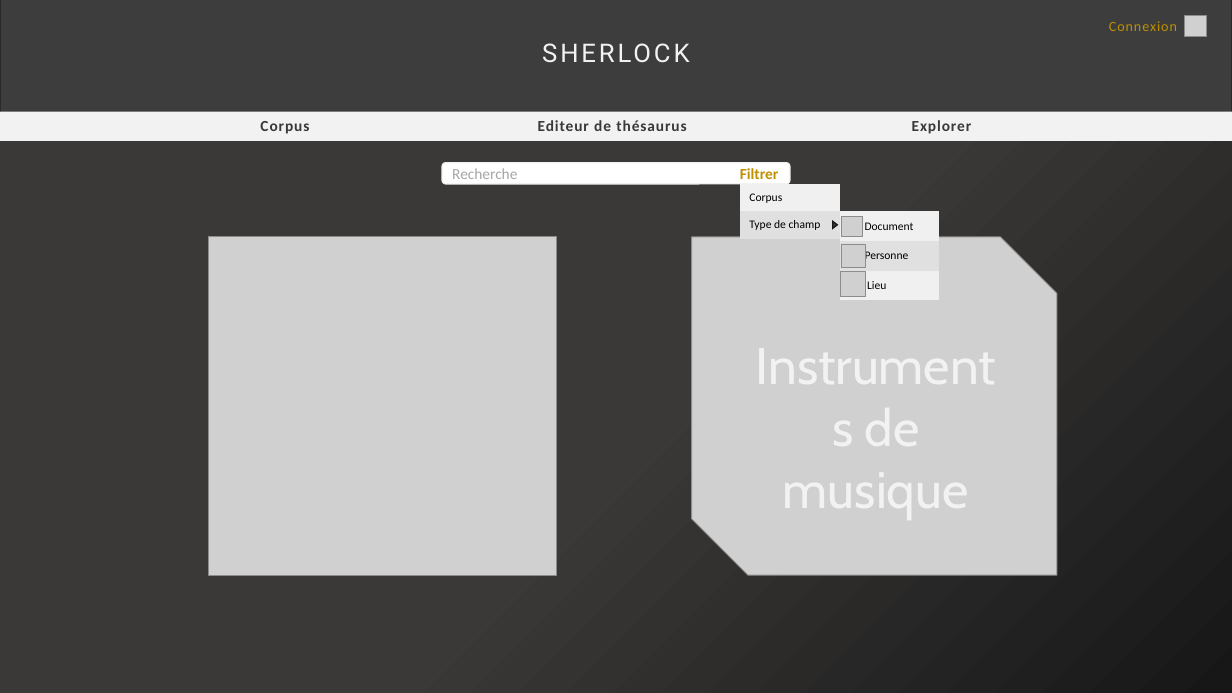
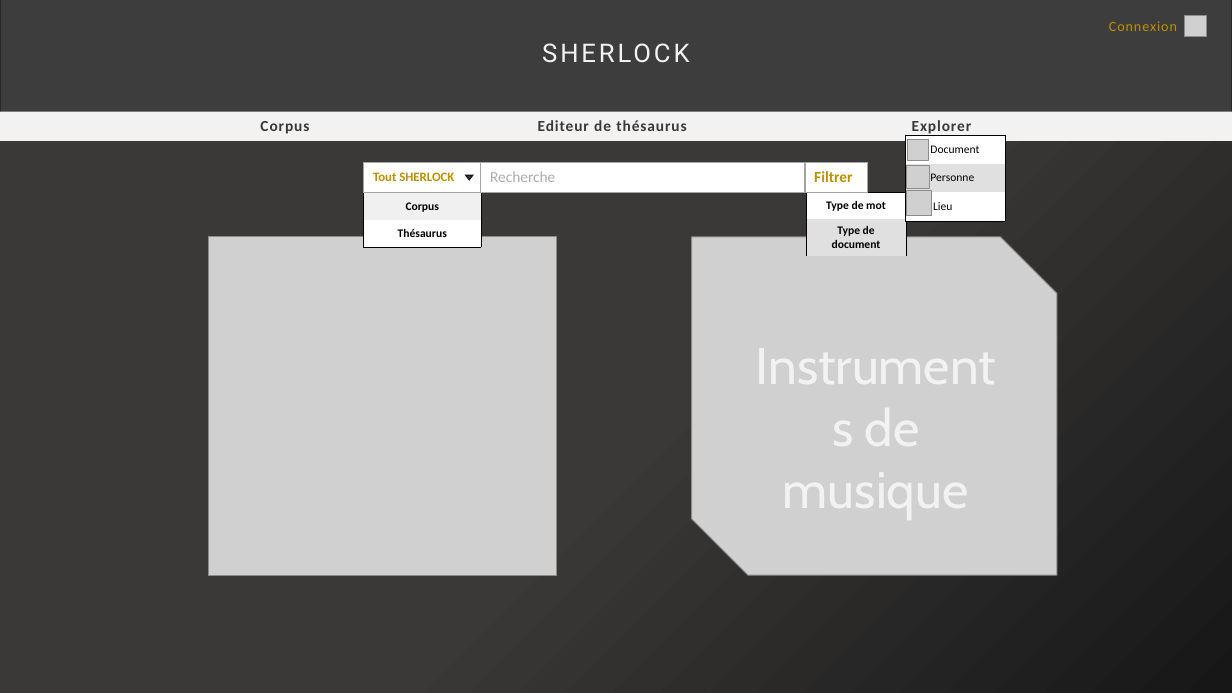
Before and after one commit to Amleth/SHERLOCK, a slide deck: slide 2 of modélisation/mercure-galant-thésaurus-ancien-régime/Ecrans.pptx (slide 3 before the commit). Drawn at 1232x693 pixels with LibreOffice and Linux fonts; fonts in the diff are those of the drawing; grey boxes stand for pictures. Boxes give left, top, right and bottom in pixels: in the first picture for what was removed or moved away, otherwise in the second. Text is boxed around its words. In the diff, an @@ line names an element or a change of style, - is before the commit and + after.

```diff
--- a/modélisation/mercure-galant-thésaurus-ancien-régime/Ecrans.pptx
+++ b/modélisation/mercure-galant-thésaurus-ancien-régime/Ecrans.pptx
@@ table: place and size @@
-table at [840,212,940,300]
+table at [906,135,1006,221]
@@ table at [906,135,1006,221] @@
@@ fill #F0F0F0 to #FFFFFF in 2 cells @@
@@ borders changed @@
@@ picture: place and size @@
-picture at [842,216,863,238]
+picture at [908,140,929,161]
@@ table added at [364,163,869,192], 1 rows, 3 columns @@
+Tout SHERLOCK | Recherche | Filtrer
@@ rounded rectangle removed at [442,163,789,184] @@
-Recherche Filtrer
@@ triangle added at [466,176,473,180], fill #3B3838, outline #181717 1 pt @@
@@ picture: place and size @@
-picture at [842,244,865,267]
+picture at [907,165,930,189]
@@ table at [364,192,482,247] @@
-row 2, column 1: Type de champ
+row 2, column 1: Thésaurus
@@ fill #E1E1E1 to #FFFFFF in row 2, column 1 @@
@@ bold on in "Corpus" @@
@@ alignment left to centre @@
@@ borders changed @@
@@ table: place and size @@
-table at [740,184,840,238]
+table at [364,192,482,247]
@@ table added at [806,192,906,255], 2 rows, 1 columns @@
+Type de mot
+Type de document
@@ picture: place and size @@
-picture at [841,272,866,297]
+picture at [907,190,932,215]
@@ triangle removed at [833,221,838,229] @@
```
Also in this commit, not shown: 10 other slides changed, 1 slide removed, 1 other file.
